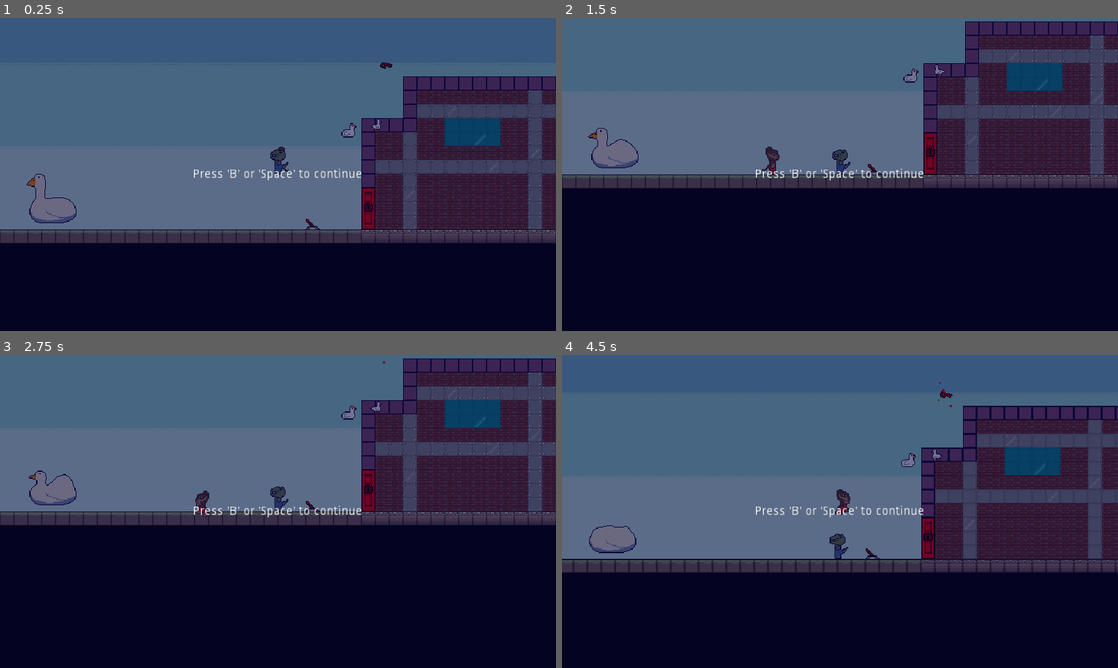
Above: before the commit, frames 1-4 (two rows, left to right).
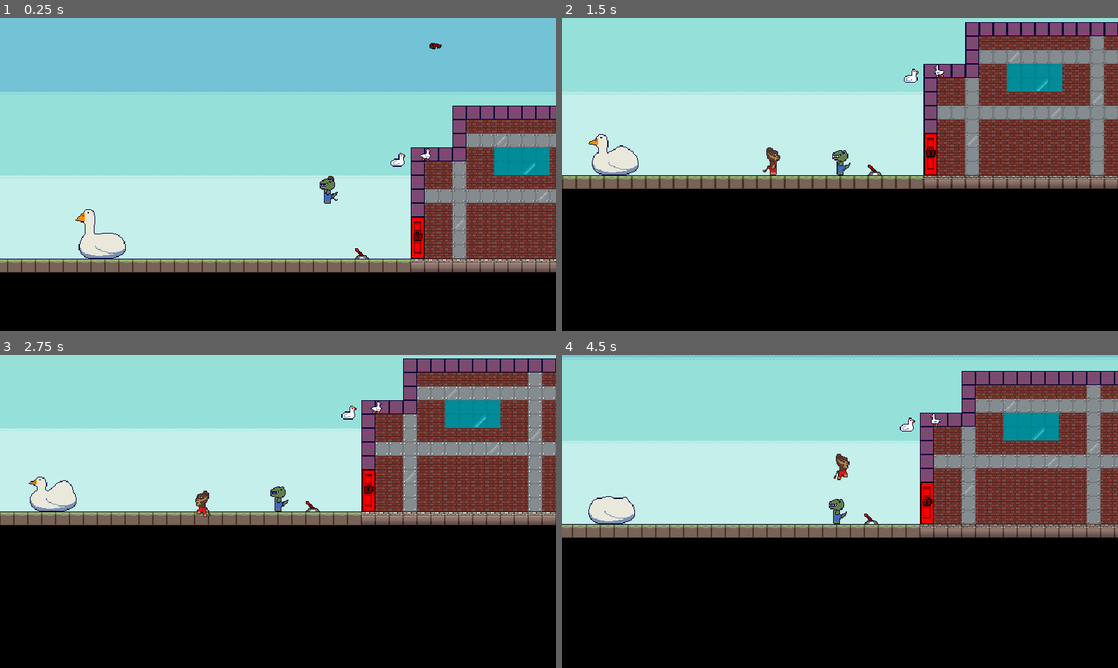
Above: after the commit, the same moments.

Repository: ColeWarden/trex_project
Game: Godot game, scene res://scenes/World.tscn
Two runs of this game, one before a commit and one after it. Both use one fixed random seed, a clock stepped at 60 frames per second and the inputs below.
Inputs:
- Up to frame 1 (0.25 s): no input
- Up to frame 2 (1.5 s): tap B at 0.5, 1.25 s; hold A (a) 0.53-1.28 s; tap D (d) at 0.8, 1.35 s
- Up to frame 3 (2.75 s): tap Space (space) at 1.55 s; tap B at 2 s; hold Space (space) from 2.03 s (still down); tap A (a) at 2.3 s
- Up to frame 4 (4.5 s): tap B at 2.75, 3.5, 4.25 s; release Space (space) at 2.78 s; tap A (a) at 2.85 s; tap D (d) at 3.05 s; hold D (d) 3.53-4.28 s; tap Space (space) at 3.8, 4.35 s

The runs differ from the first frame. In frame 1, 100% of the frame differs, in the area x 0-100%, y 0-100%; in frame 2, 100%; in frame 3, 99%; in frame 4, 100%.

Commit message:
dr_b scene, and bug fixes

Diff:
--- a/scenes/Camera2D.gd
+++ b/scenes/Camera2D.gd
@@ -9,12 +9,12 @@
 var trauma = 0.0
 var trauma_power = 2
 
+#var to_pos: Vector2 = Vector2.ZERO
+
 onready var hurtAreas: Array = [$HurtArea, $HurtArea2, $HurtArea3, $HurtArea4]
 
 
 func _process(delta: float) -> void:
-	if Input.is_action_just_pressed("space"):
-		trauma = 0.5
 	if trauma:
 		trauma = max(trauma - decay * delta, 0)
 		shake()
@@ -23,13 +23,13 @@
 		players = get_group_nodes("player")
 		return
 
-	var to_pos: Vector2 = Vector2.ZERO
+	var local_pos: Vector2 = Vector2.ZERO
 	for player in players:
 		var player_pos: Vector2 = player.global_position
-		if to_pos.x < player_pos.x:
-			to_pos = player_pos
+		if local_pos.x < player_pos.x:
+			local_pos = player_pos
 
-	global_position = to_pos
+	global_position = lerp(global_position, local_pos, delta * 4.0)
 
 
 func set_shake_power(power: float)-> void:
--- a/scenes/Camera2D.tscn
+++ b/scenes/Camera2D.tscn
@@ -1,29 +1,61 @@
-[gd_scene load_steps=3 format=2]
+[gd_scene load_steps=7 format=2]
 
 [ext_resource path="res://scenes/Camera2D.gd" type="Script" id=1]
-[ext_resource path="res://scenes/areas/HurtArea.tscn" type="PackedScene" id=2]
+[ext_resource path="res://resources/collision/CollisionShape2D.tscn" type="PackedScene" id=2]
+
+[sub_resource type="RectangleShape2D" id=1]
+resource_local_to_scene = true
+extents = Vector2( 318.5, 10 )
+
+[sub_resource type="RectangleShape2D" id=5]
+resource_local_to_scene = true
+extents = Vector2( 10, 180.5 )
+
+[sub_resource type="RectangleShape2D" id=6]
+resource_local_to_scene = true
+extents = Vector2( 10, 325 )
+
+[sub_resource type="RectangleShape2D" id=7]
+resource_local_to_scene = true
+extents = Vector2( 185.5, 10 )
 
 [node name="Camera2D" type="Camera2D"]
 position = Vector2( 251, 65 )
 current = true
 script = ExtResource( 1 )
 
-[node name="HurtArea" type="Area2D" parent="." instance=ExtResource( 2 )]
+[node name="HurtArea" type="Area2D" parent="."]
 collision_layer = 2
 collision_mask = 0
 monitoring = false
 
-[node name="HurtArea2" type="Area2D" parent="." instance=ExtResource( 2 )]
+[node name="CollisionShape2D" parent="HurtArea" instance=ExtResource( 2 )]
+position = Vector2( 0, -195 )
+shape = SubResource( 1 )
+
+[node name="HurtArea2" type="Area2D" parent="."]
 rotation = 3.14159
 collision_layer = 2
 collision_mask = 0
 
-[node name="HurtArea3" type="Area2D" parent="." instance=ExtResource( 2 )]
+[node name="CollisionShape2D" parent="HurtArea2" instance=ExtResource( 2 )]
+position = Vector2( -336, 0.999149 )
+shape = SubResource( 5 )
+
+[node name="HurtArea3" type="Area2D" parent="."]
 rotation = 1.5708
 collision_layer = 2
 collision_mask = 0
 
-[node name="HurtArea4" type="Area2D" parent="." instance=ExtResource( 2 )]
+[node name="CollisionShape2D" parent="HurtArea3" instance=ExtResource( 2 )]
+position = Vector2( 194, -5.00072 )
+shape = SubResource( 6 )
+
+[node name="HurtArea4" type="Area2D" parent="."]
 rotation = -1.5708
 collision_layer = 2
 collision_mask = 0
+
+[node name="CollisionShape2D" parent="HurtArea4" instance=ExtResource( 2 )]
+position = Vector2( 1.00122, -336 )
+shape = SubResource( 7 )
--- a/scenes/CanvasLayer.tscn
+++ b/scenes/CanvasLayer.tscn
@@ -67,7 +67,7 @@
 [node name="Retry" type="ColorRect" parent="."]
 anchor_right = 1.0
 anchor_bottom = 1.0
-color = Color( 0.0392157, 0.027451, 0.239216, 0.564706 )
+color = Color( 0.180392, 0.176471, 0.235294, 0 )
 
 [node name="HBoxContainer" type="HBoxContainer" parent="Retry"]
 anchor_right = 1.0
@@ -86,6 +86,7 @@
 text = "Press 'B' or 'Space' to continue"
 align = 1
 valign = 1
+percent_visible = 0.0
 
 [node name="Control2" type="Control" parent="Retry/HBoxContainer"]
 margin_left = 421.0
--- /dev/null
+++ b/scenes/TitleCanvas.tscn
@@ -0,0 +1,23 @@
+[gd_scene format=2]
+
+[node name="CanvasLayer" type="CanvasLayer"]
+
+[node name="AnimationPlayer" type="AnimationPlayer" parent="."]
+
+[node name="Label" type="Label" parent="."]
+margin_left = 36.0
+margin_top = 90.0
+margin_right = 76.0
+margin_bottom = 104.0
+
+[node name="Label2" type="Label" parent="."]
+margin_left = 7.0
+margin_top = 156.0
+margin_right = 47.0
+margin_bottom = 170.0
+
+[node name="Label3" type="Label" parent="."]
+margin_left = 16.0
+margin_top = 235.0
+margin_right = 56.0
+margin_bottom = 249.0
--- a/scenes/enemy/fat_goose/FatGoose.tscn
+++ b/scenes/enemy/fat_goose/FatGoose.tscn
@@ -12,6 +12,10 @@
 [sub_resource type="CapsuleShape2D" id=2]
 radius = 11.0
 height = 28.0
+
+[sub_resource type="CircleShape2D" id=8]
+resource_local_to_scene = true
+radius = 233.019
 
 [sub_resource type="Animation" id=3]
 length = 0.001
@@ -97,10 +101,6 @@
 "values": [ 11, 10, 9, 8, 7, 6 ]
 }
 
-[sub_resource type="CircleShape2D" id=8]
-resource_local_to_scene = true
-radius = 233.019
-
 [node name="FatGoose" type="KinematicBody2D"]
 script = ExtResource( 4 )
 
@@ -116,6 +116,12 @@
 rotation = 1.5708
 shape = SubResource( 2 )
 
+[node name="DetectionArea" parent="." instance=ExtResource( 5 )]
+position = Vector2( 0, -13 )
+
+[node name="CollisionShape2D" parent="DetectionArea" index="0"]
+shape = SubResource( 8 )
+
 [node name="Sprite" type="Sprite" parent="."]
 position = Vector2( 0, -37 )
 texture = ExtResource( 3 )
@@ -129,12 +135,6 @@
 anims/jump_up = SubResource( 6 )
 anims/show = SubResource( 7 )
 
-[node name="DetectionArea" parent="." instance=ExtResource( 5 )]
-position = Vector2( 0, -13 )
-
-[node name="CollisionShape2D" parent="DetectionArea" index="0"]
-shape = SubResource( 8 )
-
 [connection signal="area_entered" from="DetectionArea" to="." method="_area_entered"]
 
 [editable path="HurtArea"]
--- a/scenes/enemy/fat_goose/fat_goose.gd
+++ b/scenes/enemy/fat_goose/fat_goose.gd
@@ -11,6 +11,8 @@
 const ANIMATION_STATES: Array = ["honk", "hide", "jump", "slam"]
 var state: int = STATE.IDLE
 var first_player: Player = null
+var velocity: Vector2 = Vector2.ZERO
+var gravity: float = 10.0
 
 onready var animationPlayer: AnimationPlayer = $AnimationPlayer
 
@@ -20,6 +22,9 @@
 
 
 func _process(delta: float) -> void:
+	velocity.y += gravity
+	move_and_slide(velocity, Vector2.UP, false)
+
 	if state == STATE.IDLE:
 		honk()
 
--- a/scenes/enemy/walking_goose/WalkingGoose.tscn
+++ b/scenes/enemy/walking_goose/WalkingGoose.tscn
@@ -31,7 +31,6 @@
 position = Vector2( 0, -8 )
 frames = SubResource( 3 )
 animation = "Walking"
-frame = 1
 playing = true
 
 [node name="CollisionShape2D" type="CollisionShape2D" parent="."]
--- /dev/null
+++ b/scenes/interactables/dr_b/BouvierCage.gd
@@ -0,0 +1,29 @@
+extends InputInteractable
+
+onready var drB: Sprite = $Sprite/DrB
+onready var drawNode2D: Node2D = $CanvasLayer/Node2D
+var active: bool = false
+var win_screen: bool = false
+var width: float = 64.0
+
+
+func _ready() -> void:
+	$AnimationPlayer.play("default")
+
+
+# Override
+func receive_active(_value)-> void:
+	active = true
+
+
+func bouvier_dance()-> void:
+	$Timer.start()
+	win_screen = true
+
+
+func _process(delta: float) -> void:
+	if !win_screen:
+		return
+
+func _on_Timer_timeout() -> void:
+	drB.frame = (drB.frame + 1) % drB.hframes
--- /dev/null
+++ b/scenes/interactables/dr_b/BouvierCage.tscn
@@ -0,0 +1,217 @@
+[gd_scene load_steps=8 format=2]
+
+[ext_resource path="res://scenes/interactables/dr_b/BouvierCage.gd" type="Script" id=1]
+[ext_resource path="res://resources/enviroment/cage.png" type="Texture" id=2]
+[ext_resource path="res://resources/interactables/dr_b/chains.png" type="Texture" id=3]
+[ext_resource path="res://resources/interactables/dr_b/dr_b.png" type="Texture" id=4]
+
+[sub_resource type="AtlasTexture" id=1]
+flags = 2
+atlas = ExtResource( 3 )
+region = Rect2( 0, 0, 6, 500 )
+
+[sub_resource type="Animation" id=2]
+length = 0.001
+tracks/0/type = "value"
+tracks/0/path = NodePath("Sprite:position")
+tracks/0/interp = 1
+tracks/0/loop_wrap = true
+tracks/0/imported = false
+tracks/0/enabled = true
+tracks/0/keys = {
+"times": PoolRealArray( 0 ),
+"transitions": PoolRealArray( 1 ),
+"update": 0,
+"values": [ Vector2( 0, 0 ) ]
+}
+tracks/1/type = "value"
+tracks/1/path = NodePath("Sprite/DrB:position")
+tracks/1/interp = 1
+tracks/1/loop_wrap = true
+tracks/1/imported = false
+tracks/1/enabled = true
+tracks/1/keys = {
+"times": PoolRealArray( 0 ),
+"transitions": PoolRealArray( 1 ),
+"update": 0,
+"values": [ Vector2( 0, 10 ) ]
+}
+tracks/2/type = "value"
+tracks/2/path = NodePath("Sprite/DrB:modulate")
+tracks/2/interp = 1
+tracks/2/loop_wrap = true
+tracks/2/imported = false
+tracks/2/enabled = true
+tracks/2/keys = {
+"times": PoolRealArray( 0 ),
+"transitions": PoolRealArray( 1 ),
+"update": 0,
+"values": [ Color( 0, 0, 0, 1 ) ]
+}
+tracks/3/type = "value"
+tracks/3/path = NodePath("CanvasLayer/ColorRect:rect_size")
+tracks/3/interp = 1
+tracks/3/loop_wrap = true
+tracks/3/imported = false
+tracks/3/enabled = true
+tracks/3/keys = {
+"times": PoolRealArray( 0 ),
+"transitions": PoolRealArray( 1 ),
+"update": 0,
+"values": [ Vector2( 640, 0 ) ]
+}
+tracks/4/type = "value"
+tracks/4/path = NodePath("CanvasLayer/ColorRect2:rect_size")
+tracks/4/interp = 1
+tracks/4/loop_wrap = true
+tracks/4/imported = false
+tracks/4/enabled = true
+tracks/4/keys = {
+"times": PoolRealArray( 0 ),
+"transitions": PoolRealArray( 1 ),
+"update": 0,
+"values": [ Vector2( 640, 0 ) ]
+}
+tracks/5/type = "value"
+tracks/5/path = NodePath("CanvasLayer/ColorRect2:rect_position")
+tracks/5/interp = 1
+tracks/5/loop_wrap = true
+tracks/5/imported = false
+tracks/5/enabled = true
+tracks/5/keys = {
+"times": PoolRealArray( 0 ),
+"transitions": PoolRealArray( 1 ),
+"update": 0,
+"values": [ Vector2( 0, 328 ) ]
+}
+
+[sub_resource type="Animation" id=3]
+resource_name = "default"
+length = 50.0
+tracks/0/type = "value"
+tracks/0/path = NodePath("Sprite:position")
+tracks/0/interp = 1
+tracks/0/loop_wrap = true
+tracks/0/imported = false
+tracks/0/enabled = true
+tracks/0/keys = {
+"times": PoolRealArray( 0.1, 4 ),
+"transitions": PoolRealArray( 1, 1 ),
+"update": 0,
+"values": [ Vector2( 0, 0 ), Vector2( 0, 180 ) ]
+}
+tracks/1/type = "value"
+tracks/1/path = NodePath("Sprite/DrB:position")
+tracks/1/interp = 1
+tracks/1/loop_wrap = true
+tracks/1/imported = false
+tracks/1/enabled = true
+tracks/1/keys = {
+"times": PoolRealArray( 4, 5 ),
+"transitions": PoolRealArray( 1, 1 ),
+"update": 0,
+"values": [ Vector2( 0, 10 ), Vector2( -48, 16 ) ]
+}
+tracks/2/type = "value"
+tracks/2/path = NodePath("Sprite/DrB:modulate")
+tracks/2/interp = 1
+tracks/2/loop_wrap = true
+tracks/2/imported = false
+tracks/2/enabled = true
+tracks/2/keys = {
+"times": PoolRealArray( 0, 6, 8 ),
+"transitions": PoolRealArray( 1, 1, 1 ),
+"update": 0,
+"values": [ Color( 0, 0, 0, 1 ), Color( 0, 0, 0, 1 ), Color( 1, 1, 1, 1 ) ]
+}
+tracks/3/type = "method"
+tracks/3/path = NodePath(".")
+tracks/3/interp = 1
+tracks/3/loop_wrap = true
+tracks/3/imported = false
+tracks/3/enabled = true
+tracks/3/keys = {
+"times": PoolRealArray( 10.7 ),
+"transitions": PoolRealArray( 1 ),
+"values": [ {
+"args": [  ],
+"method": "bouvier_dance"
+} ]
+}
+tracks/4/type = "value"
+tracks/4/path = NodePath("CanvasLayer/ColorRect:rect_size")
+tracks/4/interp = 1
+tracks/4/loop_wrap = true
+tracks/4/imported = false
+tracks/4/enabled = true
+tracks/4/keys = {
+"times": PoolRealArray( 0, 9, 10 ),
+"transitions": PoolRealArray( 1, 1, 1 ),
+"update": 0,
+"values": [ Vector2( 640, 0 ), Vector2( 640, 0 ), Vector2( 640, 32 ) ]
+}
+tracks/5/type = "value"
+tracks/5/path = NodePath("CanvasLayer/ColorRect2:rect_size")
+tracks/5/interp = 1
+tracks/5/loop_wrap = true
+tracks/5/imported = false
+tracks/5/enabled = true
+tracks/5/keys = {
+"times": PoolRealArray( 0, 9, 10 ),
+"transitions": PoolRealArray( 1, 1, 1 ),
+"update": 0,
+"values": [ Vector2( 640, 0 ), Vector2( 640, 0 ), Vector2( 640, 32 ) ]
+}
+tracks/6/type = "value"
+tracks/6/path = NodePath("CanvasLayer/ColorRect2:rect_position")
+tracks/6/interp = 1
+tracks/6/loop_wrap = true
+tracks/6/imported = false
+tracks/6/enabled = true
+tracks/6/keys = {
+"times": PoolRealArray( 0, 9, 10 ),
+"transitions": PoolRealArray( 1, 1, 1 ),
+"update": 0,
+"values": [ Vector2( 0, 360 ), Vector2( 0, 360 ), Vector2( 0, 328 ) ]
+}
+
+[node name="BouvierCage" type="Node2D"]
+position = Vector2( 323, 69 )
+script = ExtResource( 1 )
+
+[node name="Sprite" type="Sprite" parent="."]
+texture = ExtResource( 2 )
+
+[node name="DrB" type="Sprite" parent="Sprite"]
+modulate = Color( 0, 0, 0, 1 )
+position = Vector2( 0, 10 )
+texture = ExtResource( 4 )
+hframes = 2
+
+[node name="Chain" type="Sprite" parent="Sprite"]
+position = Vector2( 0, -282 )
+texture = SubResource( 1 )
+region_rect = Rect2( 0, 0, 6, 16 )
+
+[node name="AnimationPlayer" type="AnimationPlayer" parent="."]
+anims/RESET = SubResource( 2 )
+anims/default = SubResource( 3 )
+
+[node name="Timer" type="Timer" parent="."]
+wait_time = 0.1
+
+[node name="CanvasLayer" type="CanvasLayer" parent="."]
+
+[node name="ColorRect" type="ColorRect" parent="CanvasLayer"]
+anchor_right = 1.0
+color = Color( 0, 0, 0, 1 )
+
+[node name="ColorRect2" type="ColorRect" parent="CanvasLayer"]
+anchor_top = 1.0
+anchor_right = 1.0
+anchor_bottom = 1.0
+margin_top = -32.0
+margin_bottom = -32.0
+color = Color( 0, 0, 0, 1 )
+
+[connection signal="timeout" from="Timer" to="." method="_on_Timer_timeout"]
--- a/scenes/interactables/output_interactable.gd
+++ b/scenes/interactables/output_interactable.gd
@@ -38,7 +38,8 @@
 
 # Takes in an area node (preferably a interact.tscn node)
 func _is_player(area: Area2D)-> bool:
-	return area.get_parent() is Player
+	return true
+	#return area.get_parent() is Player
 
 
 # If player collides with this object
--- a/scenes/player/Player.tscn
+++ b/scenes/player/Player.tscn
@@ -162,6 +162,7 @@
 shape = SubResource( 7 )
 
 [node name="DetectionArea" parent="." instance=ExtResource( 5 )]
+position = Vector2( 0, -11 )
 
 [node name="CollisionShape2D" parent="DetectionArea" index="0"]
 shape = SubResource( 10 )
--- a/scenes/player/player.gd
+++ b/scenes/player/player.gd
@@ -167,4 +167,5 @@
 	if parent is Checkpoint:
 		parent.set_current_checkpoint()
 	else:
+		_ghost()
 		emit_signal("die", self)
--- a/scenes/world.gd
+++ b/scenes/world.gd
@@ -13,7 +13,7 @@
 
 onready var packedPlayer: PackedScene = preload("res://scenes/player/Player.tscn")
 onready var ySort: YSort = $YSort
-onready var animationPlayer: AnimationPlayer = $AnimationPlayer
+onready var animationPlayer: AnimationPlayer = $CanvasLayer/AnimationPlayer
 
 func _ready() -> void:
 	pause_mode = Node.PAUSE_MODE_PROCESS
@@ -103,6 +103,7 @@
 
 func reset()-> void:
 	set_mode_idle()
+	mode == MODE.IDLE
 	animationPlayer.play("RESET")
 	get_tree().paused = false
 	var players: Array = get_group_nodes("player")
Binary file added: resources/interactables/dr_b/chain.aseprite
Binary file added: resources/interactables/dr_b/chains.png
Not shown, added: resources/interactables/dr_b/chains.png.import
Binary file added: resources/interactables/dr_b/dr_b.png
Not shown, added: resources/interactables/dr_b/dr_b.png.import
